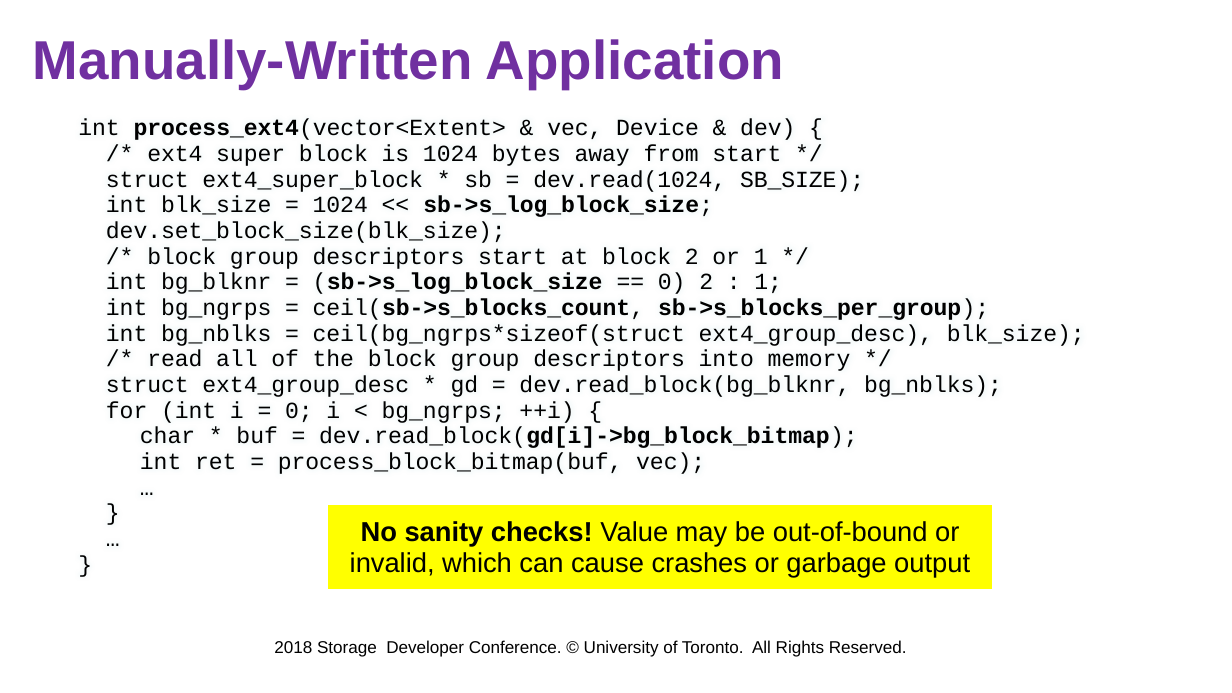
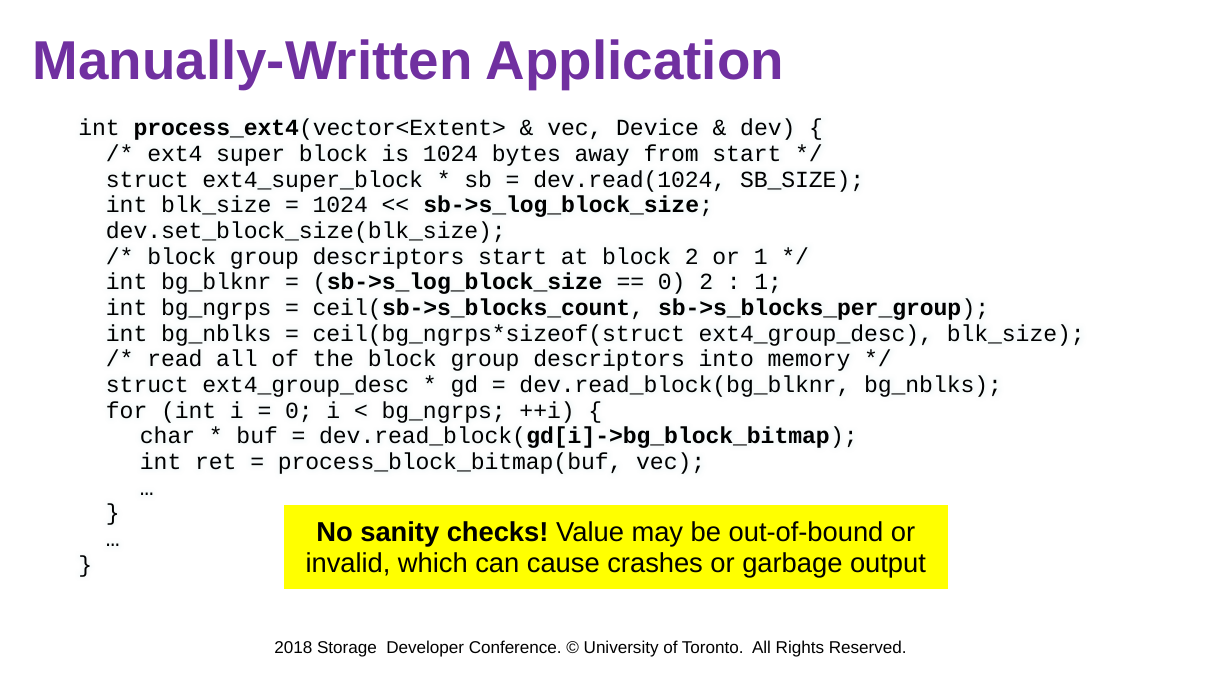
Before and after one commit to jacksun007/spiffy-paper, a slide deck: slide 42 of talk/sdc18_spiffy.pptx (slide 36 before the commit). Drawn at 1232x693 pixels with LibreOffice and Linux fonts; fonts in the diff are those of the drawing; background and template pictures are left out. Boxes give left, top, right and bottom in pixels: in the first picture for what was removed or moved away, otherwise in the second. Text is boxed around its words. In the diff, an @@ line names an element or a change of style, - is before the commit and + after.

```diff
--- a/talk/sdc18_spiffy.pptx
+++ b/talk/sdc18_spiffy.pptx
@@ rectangle "No sanity checks! Value may ...": place and size @@
-rectangle "No sanity checks! Value may ..." at <box>328,504,993,589</box>
+rectangle "No sanity checks! Value may ..." at <box>283,504,949,589</box>
```
Also in this commit, not shown: 17 other slides changed, 6 slides added, 2 slides removed.
